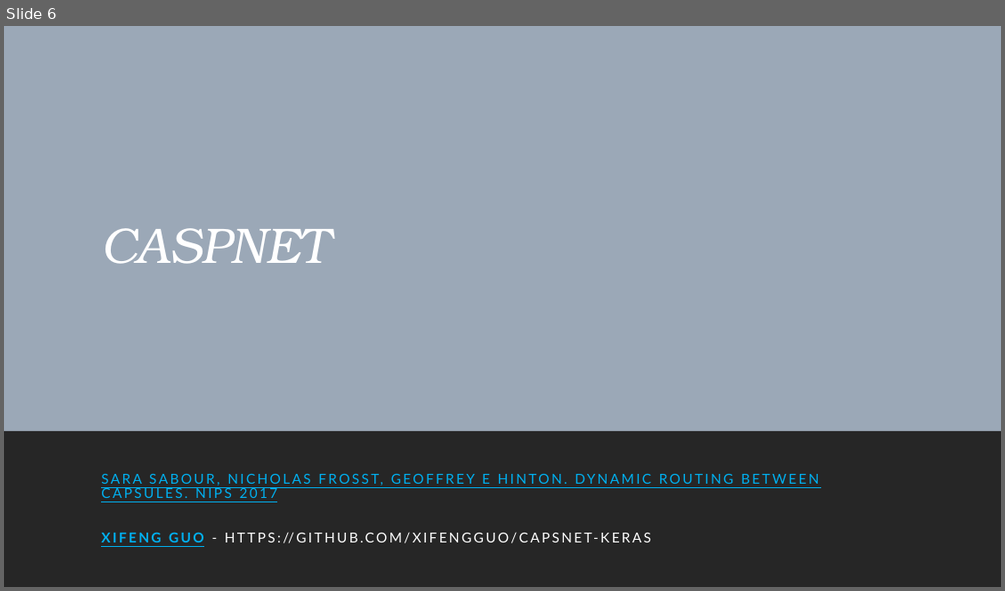
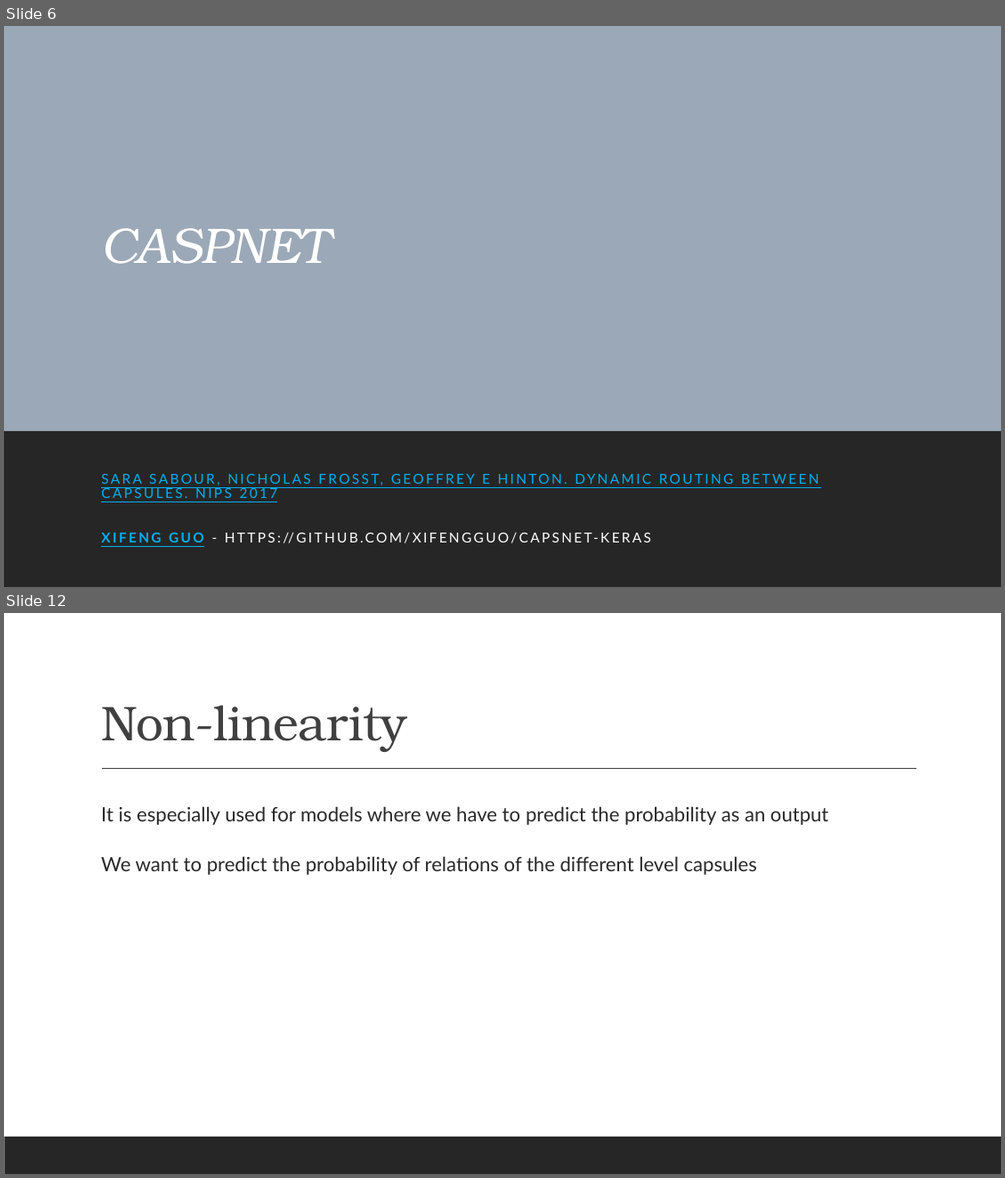
Before and after one commit to roniadmon/ML, a slide deck: Precipitation prediction.pptx. Shown one above the other, each under a label of ours: slide 6 before the commit, slides 6 and 12 after it; the slides between them are not shown. The pictures are 1005x591 and 1005x1178 pixels, drawn with LibreOffice and Linux fonts; fonts in the diff are those of the drawing. Boxes give left, top, right and bottom in pixels: in the first picture for what was removed or moved away, otherwise in the second. Text is boxed around its words. In the diff, an @@ line names an element or a change of style, - is before the commit and + after.

```diff
--- a/Precipitation prediction.pptx
+++ b/Precipitation prediction.pptx
@@ slide 12 added at <box>4,613,1001,1174</box>, background #FFFFFF; not listed: 1 template element that a slide beside it also shows @@
@@ title added at <box>101,705,407,752</box>, 47 pt, text #404040 @@
+Non-linearity
@@ line added from (102, 769) to (917, 769), #404040 1 pt @@
@@ text added at <box>101,806,828,875</box>, 19 pt, text #292929 @@
+  It is especially used for models where we have to predict the probability as an output
+  We want to predict the probability of relations of the different level capsules
```
Also in this commit, not shown: 3 slides changed, 4 other slides added, 1 slide removed.
